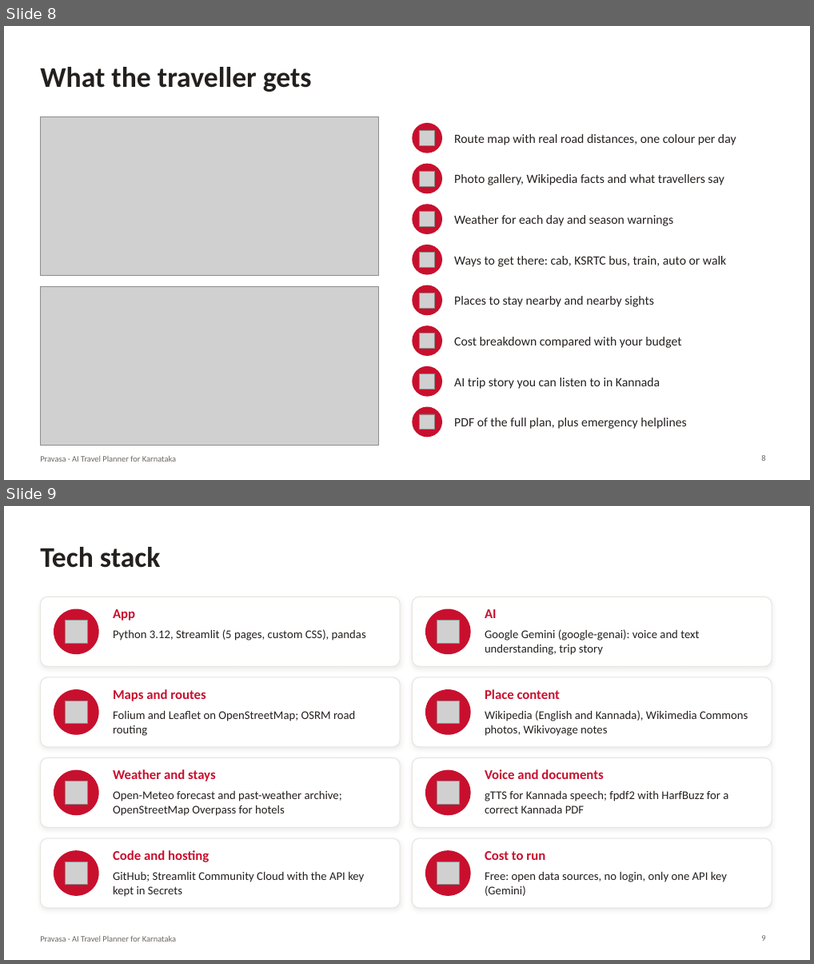
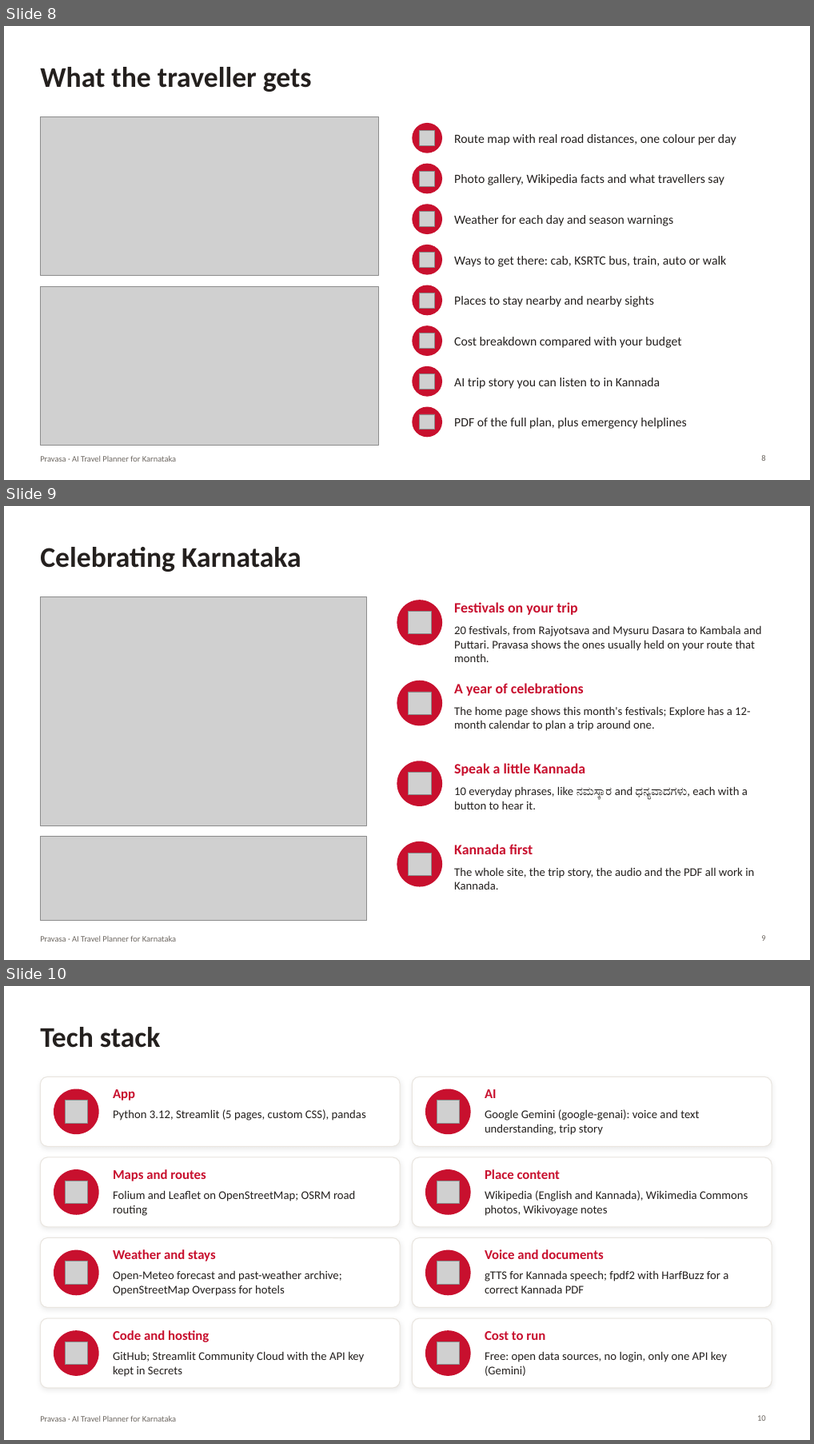
Before and after one commit to shravanisy2006/Pravasa, a slide deck: Pravasa_PPT.pptx. Shown one above the other, each under a label of ours: slides 8 and 9 before the commit, slides 8, 9 and 10 after it. The pictures are 814x964 and 814x1444 pixels, drawn with LibreOffice and Linux fonts; fonts in the diff are those of the drawing; grey boxes stand for pictures. Boxes give left, top, right and bottom in pixels: in the first picture for what was removed or moved away, otherwise in the second. Text is boxed around its words. In the diff, an @@ line names an element or a change of style, - is before the commit and + after.

Commit message:
Celebrate Kannada styles added

```diff
--- a/Pravasa_PPT.pptx
+++ b/Pravasa_PPT.pptx
@@ slide 9 added at (4, 506, 810, 960), background #FFFFFF; not listed: 1 template element that a slide beside it also shows @@
@@ title added at (40, 547, 302, 572), 34 pt, text #24201E, bold @@
+Celebrating Karnataka
@@ picture added at (40, 596, 367, 825) @@
@@ ellipse added at (398, 600, 442, 645), fill #C8102E @@
@@ picture added at (409, 612, 432, 634) @@
@@ text added at (454, 602, 578, 615), 17 pt, text #C8102E, bold @@
+Festivals on your trip
@@ text added at (454, 625, 762, 662), 14 pt, text #24201E @@
+20 festivals, from Rajyotsava and Mysuru Dasara to Kambala and Puttari. Pravasa shows the ones usually held on your route that month.
@@ ellipse added at (398, 680, 442, 725), fill #C8102E @@
@@ picture added at (409, 692, 432, 715) @@
@@ text added at (454, 683, 584, 696), 17 pt, text #C8102E, bold @@
+A year of celebrations
@@ text added at (454, 706, 750, 731), 14 pt, text #24201E @@
+The home page shows this month's festivals; Explore has a 12-month calendar to plan a trip around one.
@@ ellipse added at (398, 760, 442, 806), fill #C8102E @@
@@ text added at (454, 763, 586, 776), 17 pt, text #C8102E, bold @@
+Speak a little Kannada
@@ picture added at (409, 772, 432, 795) @@
@@ text added at (454, 786, 748, 809), 14 pt, text #24201E @@
+10 everyday phrases, like ನಮಸ್ಕಾರ and ಧನ್ಯವಾದಗಳು, each with a button to hear it.
@@ picture added at (40, 836, 367, 920) @@
@@ ellipse added at (398, 841, 442, 887), fill #C8102E @@
@@ picture added at (409, 852, 432, 876) @@
@@ text added at (454, 844, 533, 854), 17 pt, text #C8102E, bold @@
+Kannada first
@@ text added at (454, 867, 754, 889), 14 pt, text #24201E @@
+The whole site, the trip story, the audio and the PDF all work in Kannada.
@@ page number added at (762, 935, 766, 940), 10 pt, text #6E6862 @@
+9
@@ what was slide 9 is now slide 10 @@
@@ page number at (758, 1415, 766, 1420): text changed @@
-9
+10
```
Also in this commit, not shown: 4 slides changed, 9 other files.
